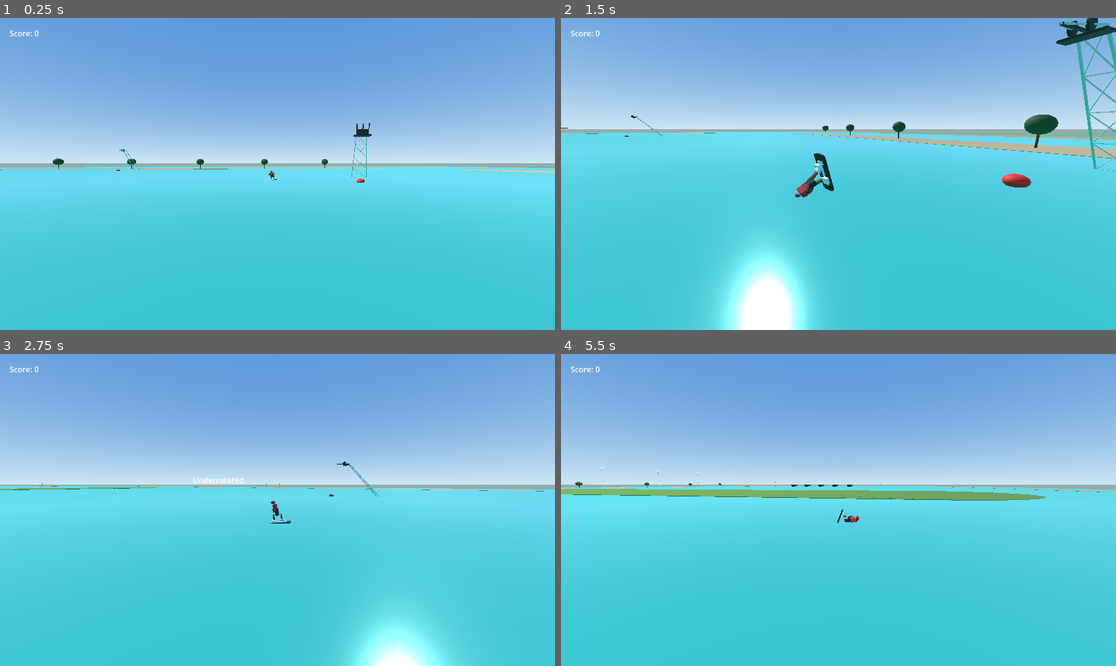
Above: before the commit, frames 1-4 (two rows, left to right).
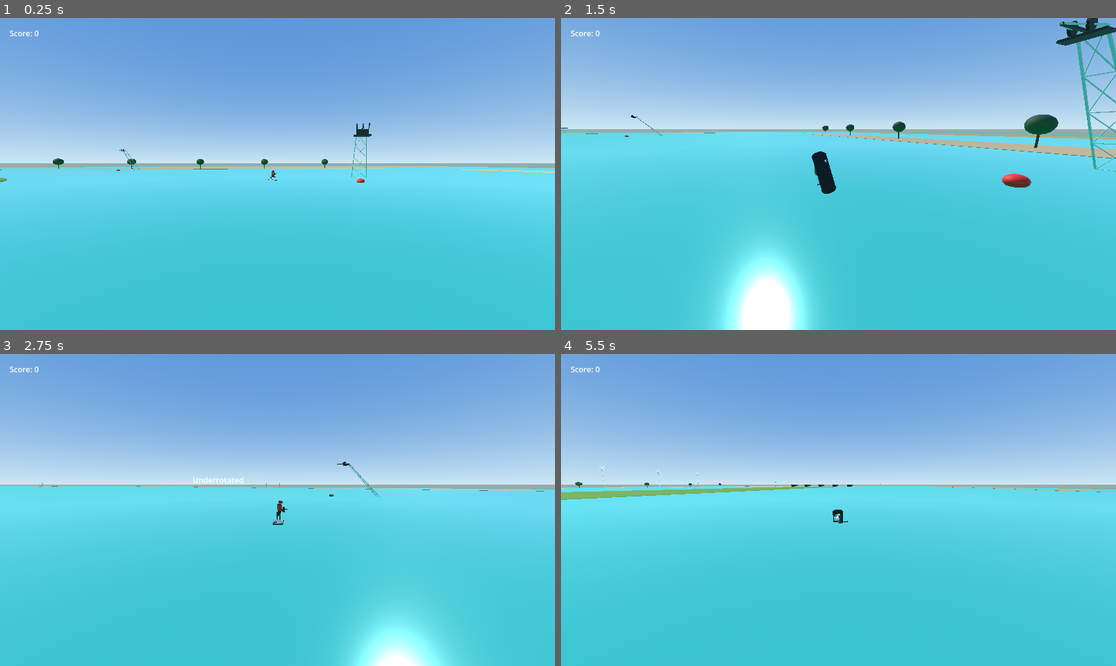
Above: after the commit, the same moments.

Repository: RONARSZN/cable-wakeboard
Game: Godot game, scene res://main.tscn
The game is run twice, just before and just after one commit, with the same random seed, the same clock (stepped at 60 frames per second) and the same inputs.
Inputs (mouse positions are in pixels of both pictures, inside the frame that each line leads up to):
- Up to frame 1 (0.25 s): no input
- Up to frame 2 (1.5 s): tap Enter at 0.5 s; move the mouse to (960, 158) at 0.52 s; hold D 0.53-1.28 s; click (960, 158) at 0.67 s; tap Space at 0.77 s; move the mouse to (727, 189) at 1.27 s; hold Down from 1.28 s (still down)
- Up to frame 3 (2.75 s): tap Space at 1.52 s; move the mouse to (333, 441) at 2.02 s; release Down at 2.03 s; hold D from 2.03 s (still down)
- Up to frame 4 (5.5 s): move the mouse to (810, 572) at 2.77 s; release D at 2.78 s; hold Up 2.78-3.53 s; click (810, 572) at 2.92 s; tap Space at 3.02, 3.77, 4.52 s; move the mouse to (1005, 556) at 3.52 s; hold A 3.53-5.03 s; move the mouse to (672, 463) at 4.27 s; move the mouse to (866, 510) at 5.02 s; hold Down from 5.03 s (still down); click (866, 510) at 5.17 s

The runs differ from the first frame. In frame 1, less than 0.1% of the frame differs, in the area x 0-50%, y 48-53%; in frame 2, 0.4%; in frame 3, 0.3%; in frame 4, 2.1%, in the area x 0-88%, y 42-55%.

Commit message:
Refine rider stance and water landing logic

Diff:
--- a/rider.gd
+++ b/rider.gd
@@ -37,6 +37,7 @@
 var target_rotation = 0.0
 var current_rotation = 0.0
 var required_hold_time = 0.65
+var spin_90_hold_time = 0.2
 var spin_180_hold_time = 0.38
 var spin_360_hold_time = 0.85
 var trick_hold_time = 0.0
@@ -45,8 +46,8 @@
 var active_trick_points = 0
 var target_rotation_amount = 0.0
 var active_spin_side = ""
-var base_stance_yaw = 90.0
-var stance_yaw = 90.0
+var base_stance_yaw = 0.0
+var stance_yaw = 0.0
 var visual_root: Node3D
 var grind_pose_timer = 0.0
 var grind_pose_duration = 1.0
@@ -83,6 +84,8 @@
 			vertical_offset = 0.0
 			jump_velocity = 0.0
 			is_jumping = false
+			if _is_perpendicular_to_path():
+				_crash_on_water_landing()
 			last_trick = ""
 			last_trick_points = 0
 
@@ -198,6 +201,8 @@
 	if obstacle_ride_timer <= 0.0:
 		is_riding_obstacle = false
 		vertical_offset = 0.0
+		if _is_perpendicular_to_path():
+			_crash_on_water_landing()
 
 func _update_pose(delta: float):
 	if is_animating:
@@ -219,8 +224,8 @@
 		_apply_ride_pose()
 
 func _apply_ride_pose():
-	visual_root.rotation_degrees = Vector3(-3.0, stance_yaw, 0.0)
-	_set_body_pose(-6.0, 0.0)
+	visual_root.rotation_degrees = Vector3(0.0, stance_yaw, 0.0)
+	_set_body_pose(0.0, 0.0)
 
 func _apply_edge_pose():
 	visual_root.rotation_degrees = Vector3(-7.0, stance_yaw, -13.0)
@@ -251,6 +256,32 @@
 				return true
 	return false
 
+func _current_board_yaw() -> float:
+	var yaw = stance_yaw
+	if is_animating and trick_rotation_axis == "y":
+		yaw += current_rotation
+	return wrapf(yaw, 0.0, 360.0)
+
+func _is_perpendicular_to_path() -> bool:
+	var path_relative_yaw = fmod(_current_board_yaw(), 180.0)
+	return abs(path_relative_yaw - 90.0) <= 18.0
+
+func _crash_on_water_landing():
+	is_animating = false
+	is_jumping = false
+	is_riding_obstacle = false
+	current_rotation = 0.0
+	trick_hold_time = 0.0
+	active_trick_direction = ""
+	active_trick_name = ""
+	active_trick_points = 0
+	active_spin_side = ""
+	stance_yaw = base_stance_yaw
+	_apply_ride_pose()
+	var ui = get_node_or_null("/root/Main/UI")
+	if ui:
+		ui.crash()
+
 func _apply_trick_rotation(rotation_amount: float):
 	if trick_rotation_axis == "y":
 		visual_root.rotation_degrees.y = stance_yaw + rotation_amount
@@ -267,17 +298,25 @@
 
 	is_animating = false
 	if completed:
+		var should_score = true
 		if active_spin_side != "":
-			var degrees = 360
-			if abs(current_rotation) < 300.0:
-				degrees = 180
-			_set_stance_yaw(degrees)
-			active_trick_name = _spin_name_for_degrees(active_spin_side, degrees)
-			active_trick_points = _spin_points_for_degrees(degrees)
-		last_trick = active_trick_name
-		last_trick_points = active_trick_points
-		var ui = get_node("/root/Main/UI")
-		ui.show_trick(last_trick, last_trick_points)
+			var degrees = _finished_spin_degrees()
+			var stance_degrees = degrees
+			if degrees == 90 and active_spin_side == "left":
+				stance_degrees = -90
+			if degrees == 180:
+				stance_degrees = 180
+			_set_stance_yaw(stance_degrees)
+			if degrees == 90:
+				should_score = false
+			else:
+				active_trick_name = _spin_name_for_degrees(active_spin_side, degrees)
+				active_trick_points = _spin_points_for_degrees(degrees)
+		if should_score:
+			last_trick = active_trick_name
+			last_trick_points = active_trick_points
+			var ui = get_node("/root/Main/UI")
+			ui.show_trick(last_trick, last_trick_points)
 	else:
 		_show_obstacle_message("Underrotated", 0)
 
@@ -288,6 +327,14 @@
 	active_trick_points = 0
 	active_spin_side = ""
 	_clear_trick_rotation()
+
+func _finished_spin_degrees() -> int:
+	var finished_degrees = abs(current_rotation)
+	if finished_degrees >= 300.0:
+		return 360
+	if finished_degrees >= 140.0:
+		return 180
+	return 90
 
 func _release_trick_key(direction: String):
 	if is_animating and active_trick_direction == direction:
@@ -318,6 +365,8 @@
 		_finish_trick_rotation(true)
 	elif finished_degrees >= 140.0 and trick_hold_time >= spin_180_hold_time:
 		_finish_trick_rotation(true)
+	elif finished_degrees >= 70.0 and trick_hold_time >= spin_90_hold_time:
+		_finish_trick_rotation(true)
 	else:
 		_finish_trick_rotation(false)
 
@@ -329,10 +378,14 @@
 func _spin_points_for_degrees(degrees: int) -> int:
 	if degrees >= 360:
 		return 500
-	return 100
+	if degrees >= 180:
+		return 100
+	return 0
 
 func _set_stance_yaw(degrees: int):
-	if degrees == 180:
+	if abs(degrees) == 90:
+		stance_yaw = wrapf(stance_yaw + degrees, 0.0, 360.0)
+	elif degrees == 180:
 		stance_yaw = wrapf(stance_yaw + 180.0, 0.0, 360.0)
 	elif degrees >= 360:
 		stance_yaw = base_stance_yaw
--- a/rider_factory.gd
+++ b/rider_factory.gd
@@ -42,8 +42,9 @@
 	body.add_child(_create_head())
 	_add_legs(body)
 	_add_arms(body)
-	body.rotation_degrees.x = -11.0
-	body.rotation_degrees.z = -8.0
+	body.rotation_degrees.x = 0.0
+	body.rotation_degrees.y = -82.0
+	body.rotation_degrees.z = 0.0
 	return body
 
 static func _create_head() -> MeshInstance3D:
@@ -55,14 +56,14 @@
 	return head
 
 static func _add_legs(body: Node3D):
-	body.add_child(_create_limb("FrontLeg", Vector3(0.16, 0.55, -0.42), Vector3(0.18, 0.7, 0.16), SKIN, -14.0))
-	body.add_child(_create_limb("BackLeg", Vector3(-0.16, 0.55, 0.42), Vector3(0.18, 0.7, 0.16), SKIN, 14.0))
-	body.add_child(_create_box("FrontBoot", Vector3(0.34, 0.18, 0.28), Vector3(0.2, 0.28, -0.55), BOARD_WHITE))
-	body.add_child(_create_box("BackBoot", Vector3(0.34, 0.18, 0.28), Vector3(-0.2, 0.28, 0.55), BOARD_WHITE))
+	body.add_child(_create_limb("FrontLeg", Vector3(0.46, 0.55, -0.12), Vector3(0.18, 0.7, 0.16), SKIN, -16.0))
+	body.add_child(_create_limb("BackLeg", Vector3(-0.46, 0.55, 0.12), Vector3(0.18, 0.7, 0.16), SKIN, 16.0))
+	body.add_child(_create_box("FrontBoot", Vector3(0.34, 0.18, 0.28), Vector3(0.58, 0.28, -0.14), BOARD_WHITE))
+	body.add_child(_create_box("BackBoot", Vector3(0.34, 0.18, 0.28), Vector3(-0.58, 0.28, 0.14), BOARD_WHITE))
 
 static func _add_arms(body: Node3D):
-	body.add_child(_create_limb("HandleArm", Vector3(0.38, 1.42, -0.32), Vector3(0.16, 0.72, 0.14), SHIRT_DARK, -38.0))
-	body.add_child(_create_limb("BalanceArm", Vector3(-0.46, 1.35, 0.16), Vector3(0.14, 0.72, 0.14), SHIRT_DARK, 52.0))
+	body.add_child(_create_limb("HandleArm", Vector3(0.42, 1.45, -0.46), Vector3(0.16, 0.82, 0.14), SHIRT_DARK, -58.0))
+	body.add_child(_create_limb("BalanceArm", Vector3(0.12, 1.36, -0.58), Vector3(0.14, 0.74, 0.14), SHIRT_DARK, -42.0))
 
 static func _create_handle() -> Node3D:
 	var rig = Node3D.new()
--- a/scenery_factory.gd
+++ b/scenery_factory.gd
@@ -21,9 +21,9 @@
 	var center = _average_point(points)
 
 	scene.add_child(_create_box("OuterGround", Vector3(980.0, 0.08, 650.0), Vector3(0.0, -0.08, 0.0), DRY_GRASS_COLOR))
-	scene.add_child(_create_box("CentralIsland", Vector3(80.0, 0.24, 280.0), Vector3(0.0, 0.04, 0.0), GRASS_COLOR))
-	scene.add_child(_create_round_land_cap("IslandFrontCap", Vector3(0.0, 0.06, 140.0), 40.0))
-	scene.add_child(_create_round_land_cap("IslandBackCap", Vector3(0.0, 0.06, -140.0), 40.0))
+	scene.add_child(_create_box("CentralIsland", Vector3(500.0, 0.24, 80.0), Vector3(0.0, 0.04, 0.0), GRASS_COLOR))
+	scene.add_child(_create_round_land_cap("IslandFrontCap", Vector3(250.0, 0.06, 0.0), 40.0))
+	scene.add_child(_create_round_land_cap("IslandBackCap", Vector3(-250.0, 0.06, 0.0), 40.0))
 	scene.add_child(_create_shoreline_band("FrontSandBank", Vector3(680.0, 0.1, 22.0), Vector3(0.0, 0.02, 252.0)))
 	scene.add_child(_create_shoreline_band("BackSandBank", Vector3(700.0, 0.1, 22.0), Vector3(8.0, 0.02, -220.0)))
 	scene.add_child(_create_shoreline_band("RightServiceBank", Vector3(24.0, 0.1, 430.0), Vector3(356.0, 0.02, 8.0)))
Not shown, changed: README.md
